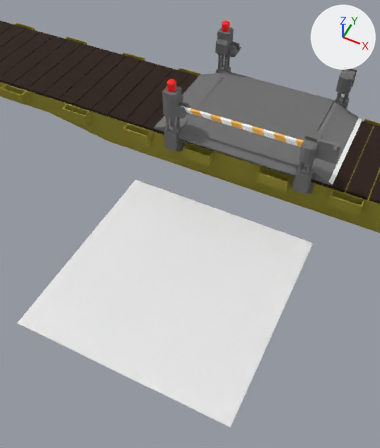
Two versions of the Blender file blender/ramp.blend, one commit apart.
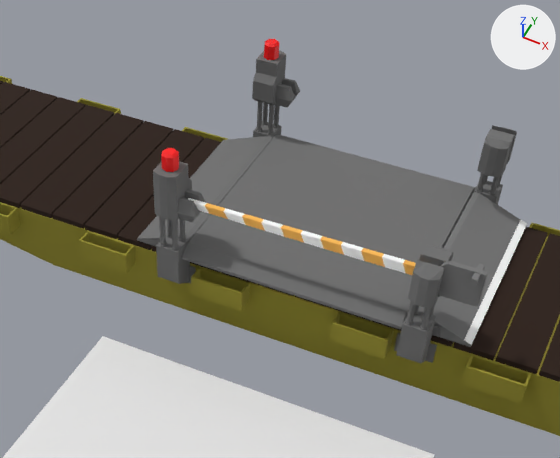
There are two pictures of each version: one whole from a camera (50 mm lens) standing at (3.37, -10.75, 8.55) and looking at (-0.17, -3.66, -0.31), one close up on the part from 21% to 100% of the width and 0% to 55% of the height. The lights are fixed; the arrows at upper right show +X, +Y and +Z.

The older version as bpy lines, for what is in view:
```python
ob_cube_001 = bpy.data.objects.new('Cube.001', me_cube_002)
ob_cube_001.location = (0.0, 0.0, 0.0)
ob_cube_004 = bpy.data.objects.new('Cube.004', me_cube_007)
ob_cube_004.location = (0.64, 0.0, 0.0)
ob_cube_009 = bpy.data.objects.new('Cube.009', me_cube_005)
ob_cube_009.location = (-1.71, -1.54, 0.1)
ob_cube_009.scale = (0.163, 0.163, 0.108)
ob_cube_011 = bpy.data.objects.new('Cube.011', me_cube_012)
ob_cube_011.location = (-1.71, 1.54, 0.1)
ob_cube_011.scale = (0.163, -0.163, 0.108)
ob_cylinder_004 = bpy.data.objects.new('Cylinder.004', me_cylinder_004)
ob_cylinder_004.location = (-1.71, -1.54, 1.61)
ob_cylinder_004.scale = (0.113, 0.113, 0.113)
ob_cylinder_011 = bpy.data.objects.new('Cylinder.011', me_cylinder_015)
ob_cylinder_011.location = (-1.71, 1.54, 1.61)
ob_cylinder_011.scale = (0.113, -0.113, 0.113)
ob_gate = bpy.data.objects.new('Gate', me_cube)
ob_gate.location = (1.72, -1.54, 1.07)
ob_rampplate = bpy.data.objects.new('RampPlate', me_cube_001)
ob_rampplate.location = (0.0, 0.0, 0.09)
# also in view: 'Cube.005' at (1.71, -1.47, 1.0); 'flatbed-noimp' at (0.0, 0.0, -0.48); 'Cube.002' at (1.96, 0.0, 0.17); 'Cube.007' at (-1.71, -1.54, -0.04); 'Cube.010' at (1.71, 1.47, 1.0)
```
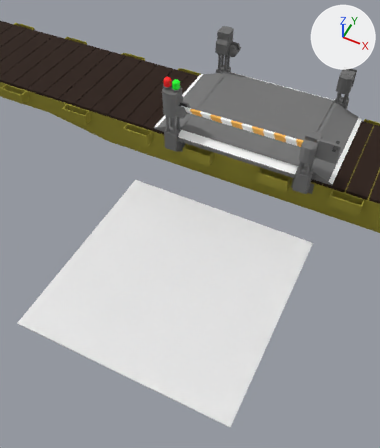
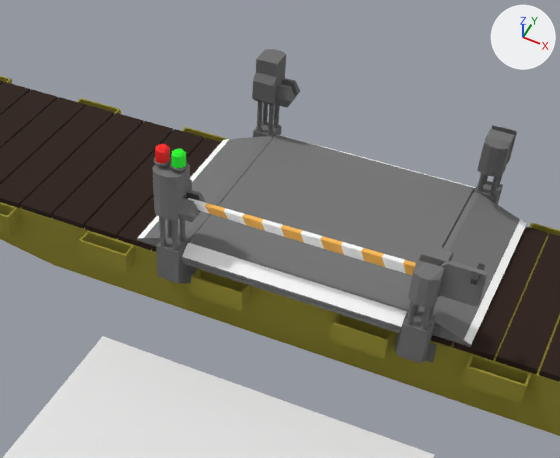
Where the newer file only moved an object's origin or applied its transform, the numbers keep the older frame.

Boxes [x1, y1, x2, y2] around the edits, measured in the close-ups (560 x 458 px):
'Cube.001', recoloured, surface changed (grey to white): [182, 134, 476, 329] in both
'Cube.009', reshaped, moved, rescaled (6% taller): before [153, 161, 206, 222]; after [152, 157, 206, 222]
'RampPlate', shown: after [182, 259, 402, 333]
'Cylinder.011', moved, rescaled: before [264, 39, 279, 60]; after [155, 144, 170, 164]
'Cylinder.004', recoloured, moved, rescaled (16% narrower, 20% shorter): before [161, 148, 179, 172]; after [171, 149, 186, 168]
part 1 of me_cube_005, added: after [152, 157, 206, 222]
part 2 of me_cube, surface changed: [470, 263, 485, 285] in both
part 4 of me_cube_007, built on: [137, 139, 232, 242] in both

What changed in the scene script:
```text
Add mat_material_002:
    mat_material_002 = principled_material('Material.002')
    mat_material_002.base_color = (0.0, 1.0, 0.0132)  # green #00ff1e
Change me_cylinder_004:
    where me_cylinder_004.from_pydata(...)  # 24 vertices, 18 faces; spans x -1.0..1.0, y -1.0..1.0, z -1.0..1.0
    remove me_cylinder_004.materials.append(mat_material_001)  # red #ff0000
    add me_cylinder_004.materials.append(mat_material_002)  # green #00ff1e
Change me_cube_005:
    used by ob_cube_009; location = (-1.71, -1.54, 0.1); scale = (0.163, 0.163, 0.108)
    remove me_cube_005.from_pydata(...)  # 115 vertices, 113 faces; spans x -1.0..2.58, y -1.27..1.54, z 6.91..12.89
    remove me_cube_005.materials.append(mat_metalgray)  # grey #707070
    add me_cube_005.from_pydata(...)  # 291 vertices, 281 faces; spans x -1.93..-1.29, y -1.75..-1.29, z 0.85..1.58
    me_cube_005 part 1: 291 vertices added at x -1.93..-1.29, y -1.75..-1.29, z 0.85..1.58
    add me_cube_005.materials.append(mat_palette)  # picture img_palette_png
Change me_cube:
    used by ob_gate; location = (1.72, -1.54, 1.07)
    remove me_cube.from_pydata(...)  # 136 vertices, 109 faces; spans x -3.2..0.63, y -0.15..0.0, z -0.24..0.24
    add me_cube.from_pydata(...)  # 122 vertices, 96 faces; spans x -3.2..0.63, y -0.15..0.0, z -0.24..0.24
    me_cube part 2: 8 kept faces spanning x 0.49..0.57, y -0.15..-0.03, z 0.16..0.23 get new texture (UV) coordinates
Change me_cube_002:
    where me_cube_002.from_pydata(...)  # 12 vertices, 9 faces; spans x -1.53..1.53, y -1.63..0.0, z 0.18..0.33
    used by ob_cube_001; location = (0.0, 0.0, 0.0)
    remove me_cube_002.materials.append(mat_metalgray)  # grey #707070
    me_cube_002 part 3: texture (UV) coordinates of 9 of 9 faces, centred in x -1.53..1.53, y -1.63..-0.73, z 0.18..0.33, changed; they spanned u 0.12..0.88, v 0.0..1.0 and now span u 0.03..0.87, v 0.07..0.91
    add me_cube_002.materials.append(mat_palette)  # picture img_palette_png
Change me_cube_007:
    used by ob_cube_004; location = (0.64, 0.0, 0.0)
    remove me_cube_007.from_pydata(...)  # 12 vertices, 10 faces; spans x -3.0..-2.17, y -1.37..1.37, z 0.02..0.33
    remove me_cube_007.materials.append(mat_metalgray)  # grey #707070
    add me_cube_007.from_pydata(...)  # 16 vertices, 14 faces; spans x -3.0..-2.17, y -1.37..1.37, z 0.02..0.33
    me_cube_007 part 4
    4 faces are deleted
    4 vertices are added at (-2.9, 1.37, 0.02), (-2.9, -1.37, 0.09), (-2.9, 1.37, 0.09), (-2.9, -1.37, 0.02)
    8 new faces join them
    add me_cube_007.materials.append(mat_palette)  # picture img_palette_png
Change ob_cylinder_004:
    ob_cylinder_004.location: (-1.71, -1.54, 1.61) -> (-1.59, -1.53, 1.66)
    ob_cylinder_004.scale: (0.113, 0.113, 0.113) -> (0.0936, -0.0936, 0.0936)
Change ob_cube_009:
    ob_cube_009.scale: (0.163, 0.163, 0.108) -> (1.0, 1.0, 1.0)
    ob_cube_009.location: (-1.71, -1.54, 0.1) -> (0.0, 0.0, 0.0)
Change ob_cylinder_011:
    ob_cylinder_011.location: (-1.71, 1.54, 1.61) -> (-1.82, -1.53, 1.66)
    ob_cylinder_011.scale: (0.113, -0.113, 0.113) -> (0.0936, -0.0936, 0.0936)
Change ob_rampplate:
    remove ob_rampplate.hide_set(True)  # its collection is switched off
```
